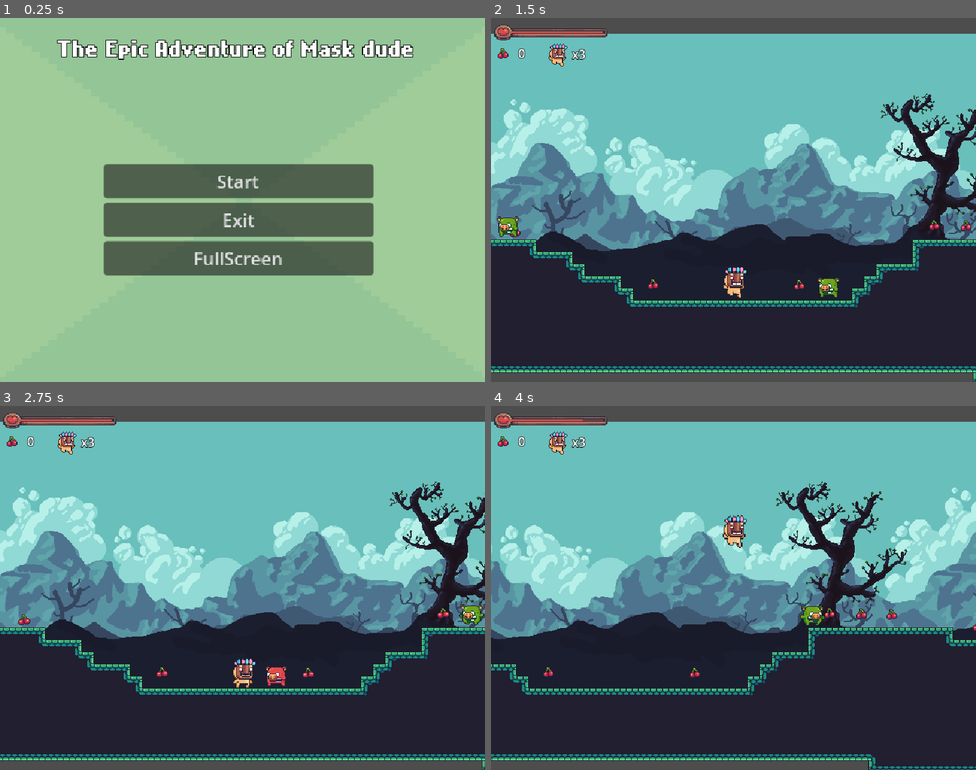
Above: before the commit, frames 1-4 (two rows, left to right).
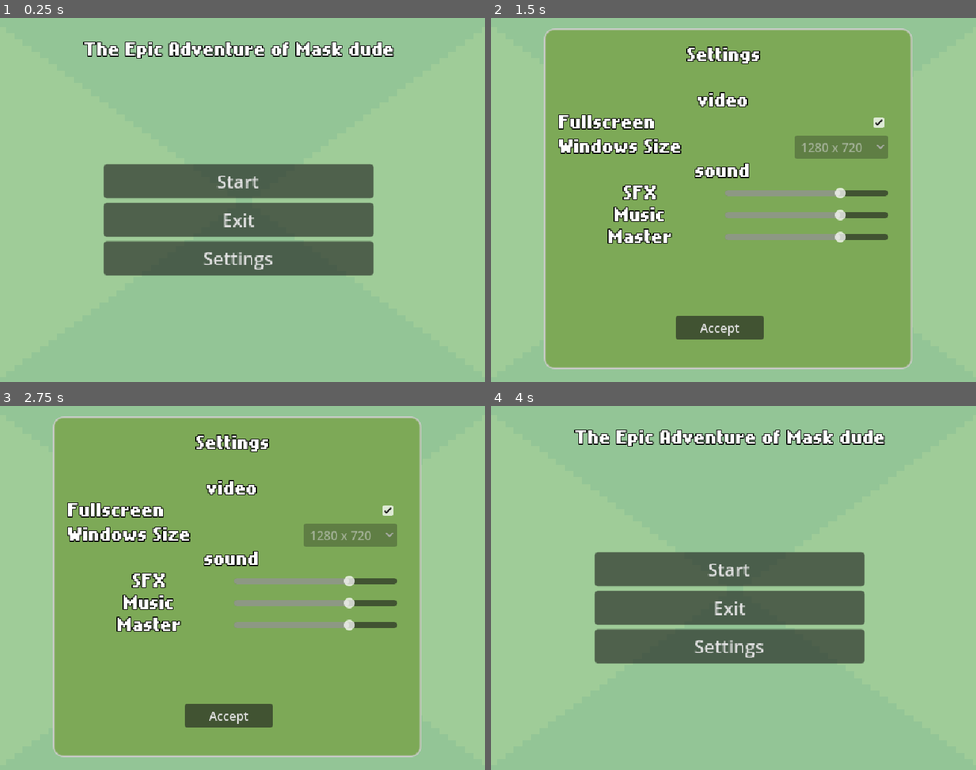
Above: after the commit, the same moments.

Repository: TheBasol/Mask-dude-adventure
Game: Godot game, scene res://main_menu.tscn
The game is run twice, just before and just after one commit, with the same random seed, the same clock (stepped at 60 frames per second) and the same inputs.
Inputs (mouse positions are in pixels of both pictures, inside the frame that each line leads up to):
- Up to frame 1 (0.25 s): no input
- Up to frame 2 (1.5 s): click "FullScreen" (after the commit: "Settings") at 0.5 s; click "Start" at 1.25 s
- Up to frame 3 (2.75 s): click (237, 569) at 2 s, where only the run after the commit has a clickable "Start"
- Up to frame 4 (4 s): click (718, 715) at 2.75 s, where only the run after the commit has a clickable "Accept"; tap Enter (ui_accept) at 3.5, 3.77 s; hold Right (ui_right) from 3.53 s (still down); tap Z (dash) at 3.6 s

The runs differ from the first frame. In frame 1, 2.7% of the frame differs, in the area x 11-86%, y 6-70%; in frame 2, 100%, in the area x 0-100%, y 0-100%; in frame 3, 100%; in frame 4, 100%.

Commit message:
menu settings update
se agrego un menu de ajustes

Diff:
--- a/SAVE.gd
+++ b/SAVE.gd
@@ -4,7 +4,12 @@
 
 var game_data = {
 	"lifes": 3,
-	"health" : 10
+	"health" : 10,
+	"fullscreen_on": true,
+	"screen_res": 1,
+	"sfx_vol": -10,
+	"music_vol": -10,
+	"master_vol" :-10
 }
 
 func _ready():
@@ -15,7 +20,15 @@
 	if file == null:
 		save_data()
 	else:
-		game_data = file.get_var()
+		var data_saved = file.get_var()
+
+		for data in game_data.keys():
+			if !data_saved.keys().has(data):
+				data_saved[data] = game_data[data]
+
+
+		game_data = data_saved
+		save_data()
 		file.close()
 
 
--- a/Scripts/main_menu.gd
+++ b/Scripts/main_menu.gd
@@ -1,4 +1,6 @@
 extends Node
+
+@onready var settings_canvas_layer: CanvasLayer = $SettingsCanvasLayer
 
 
 func _on_button_pressed() -> void:
@@ -10,4 +12,4 @@
 
 
 func _on_button_3_pressed() -> void:
-	DisplayServer.window_set_mode(DisplayServer.WINDOW_MODE_FULLSCREEN)
+	settings_canvas_layer.show()
--- /dev/null
+++ b/Scripts/settings_canvas_layer.gd
@@ -0,0 +1,96 @@
+extends CanvasLayer
+
+@onready var fullscreen_check_box: CheckBox = $Panel/VBoxContainer/FullScreenContainer/FullscreenCheckBox
+@onready var windows_size_check_box: OptionButton = $Panel/VBoxContainer/WindowsSizeContainer/WindowsSizeCheckBox
+@onready var sfx_slider: HSlider = $Panel/VBoxContainer/SFXContainer/sfxSlider
+@onready var music_slider: HSlider = $Panel/VBoxContainer/musicContainer2/musicSlider
+@onready var master_slider: HSlider = $Panel/VBoxContainer/masterContainer3/masterSlider
+
+func _ready():
+	# Inicializar los controles con los datos guardados
+	load_settings()
+
+func load_settings():
+	# Cargar configuración de fullscreen
+	fullscreen_check_box.button_pressed = Save.game_data.fullscreen_on
+
+	# Cargar resolución
+	windows_size_check_box.selected = Save.game_data.screen_res
+
+	# Cargar volúmenes
+	sfx_slider.value = Save.game_data.sfx_vol
+	music_slider.value = Save.game_data.music_vol
+	master_slider.value = Save.game_data.master_vol
+
+	# Aplicar la configuración actual
+	changeResolution()
+
+func _on_button_pressed() -> void:
+	hide()
+
+
+func _on_fullscreen_check_box_pressed() -> void:
+	changeResolution()
+
+
+func _on_windows_size_check_box_item_selected(index: int) -> void:
+	var size : Vector2
+
+	match index:
+		0:
+			size = Vector2(640,360)
+		1:
+			size = Vector2(1280,720)
+		2:
+			size = Vector2(1920,1080)
+
+	DisplayServer.window_set_size(size)
+	Save.game_data.screen_res = index
+	Save.save_data()
+
+
+func _on_sfx_slider_changed() -> void:
+	pass # Replace with function body.
+
+
+func _on_music_slider_changed() -> void:
+	pass # Replace with function body.
+
+
+func _on_master_slider_changed() -> void:
+	pass # Replace with function body.
+
+func changeResolution()-> void:
+	if fullscreen_check_box.button_pressed:
+		DisplayServer.window_set_mode(DisplayServer.WINDOW_MODE_FULLSCREEN)
+		windows_size_check_box.disabled = true
+	else:
+		DisplayServer.window_set_mode(DisplayServer.WINDOW_MODE_WINDOWED)
+		windows_size_check_box.disabled = false
+
+	Save.game_data.fullscreen_on = fullscreen_check_box.button_pressed
+	Save.save_data()
+
+func updateVol(index,vol):
+	AudioServer.set_bus_volume_db(index,vol)
+
+	match index:
+		0:
+			Save.game_data.master_vol = vol
+		2:
+			Save.game_data.sfx_vol = vol
+		1:
+			Save.game_data.music_vol =vol
+
+	Save.save_data()
+
+func _on_sfx_slider_value_changed(value: float) -> void:
+	updateVol(2,value)
+
+
+func _on_music_slider_value_changed(value: float) -> void:
+	updateVol(1,value)
+
+
+func _on_master_slider_value_changed(value: float) -> void:
+	updateVol(0,value)
--- /dev/null
+++ b/default_bus_layout.tres
@@ -0,0 +1,15 @@
+[gd_resource type="AudioBusLayout" format=3 uid="uid://244og4htxjrv"]
+
+[resource]
+bus/1/name = &"Sfx"
+bus/1/solo = false
+bus/1/mute = false
+bus/1/bypass_fx = false
+bus/1/volume_db = 0.0
+bus/1/send = &"Master"
+bus/2/name = &"Music"
+bus/2/solo = false
+bus/2/mute = false
+bus/2/bypass_fx = false
+bus/2/volume_db = 0.0
+bus/2/send = &"Master"
--- a/global.gd
+++ b/global.gd
@@ -6,6 +6,7 @@
 		fruits = val
 		if player != null:
 			player.updateUiFruits()
+			$AudioStreamPlayer.volume_db = linear_to_db(0.5)
 			$AudioStreamPlayer.play()
 var lifes: int :
 	set(val):
--- a/main_menu.tscn
+++ b/main_menu.tscn
@@ -1,14 +1,27 @@
-[gd_scene load_steps=5 format=3 uid="uid://cdwh8ec1evjuc"]
+[gd_scene load_steps=7 format=3 uid="uid://cdwh8ec1evjuc"]
 
 [ext_resource type="Script" uid="uid://krbj0o8pcgn2" path="res://Scripts/main_menu.gd" id="1_7vrkn"]
 [ext_resource type="FontFile" uid="uid://6kevsfysjxx2" path="res://assets/Fonts/NokiaCellphoneFC.ttf" id="2_fu7sn"]
 [ext_resource type="Texture2D" uid="uid://dpi8bqqmoiw8h" path="res://assets/Background/Green.png" id="2_jix8l"]
+[ext_resource type="Script" uid="uid://b0ix0fulaxo8x" path="res://Scripts/settings_canvas_layer.gd" id="4_jix8l"]
 
 [sub_resource type="LabelSettings" id="LabelSettings_jix8l"]
 font = ExtResource("2_fu7sn")
-font_size = 23
+font_size = 20
 outline_size = 4
 outline_color = Color(0, 0, 0, 1)
+
+[sub_resource type="StyleBoxFlat" id="StyleBoxFlat_fu7sn"]
+bg_color = Color(0.48868936, 0.6617864, 0.33992496, 1)
+border_width_left = 3
+border_width_top = 3
+border_width_right = 3
+border_width_bottom = 3
+border_blend = true
+corner_radius_top_left = 13
+corner_radius_top_right = 13
+corner_radius_bottom_right = 13
+corner_radius_bottom_left = 13
 
 [node name="Main_Menu" type="Node"]
 script = ExtResource("1_7vrkn")
@@ -19,10 +32,10 @@
 texture = ExtResource("2_jix8l")
 
 [node name="Label" type="Label" parent="."]
-offset_left = 76.0
-offset_top = 28.0
-offset_right = 573.0
-offset_bottom = 99.0
+offset_left = 111.0
+offset_top = 30.0
+offset_right = 535.0
+offset_bottom = 101.0
 text = "The Epic Adventure of Mask dude"
 label_settings = SubResource("LabelSettings_jix8l")
 
@@ -43,8 +56,162 @@
 
 [node name="Button3" type="Button" parent="VBoxContainer"]
 layout_mode = 2
-text = "FullScreen"
+text = "Settings"
+
+[node name="SettingsCanvasLayer" type="CanvasLayer" parent="."]
+visible = false
+script = ExtResource("4_jix8l")
+
+[node name="Panel" type="Panel" parent="SettingsCanvasLayer"]
+offset_left = 70.0
+offset_top = 14.0
+offset_right = 556.0
+offset_bottom = 463.0
+theme_override_styles/panel = SubResource("StyleBoxFlat_fu7sn")
+
+[node name="Label" type="Label" parent="SettingsCanvasLayer/Panel"]
+layout_mode = 0
+offset_left = 189.0
+offset_top = 23.0
+offset_right = 306.0
+offset_bottom = 60.0
+text = "Settings"
+label_settings = SubResource("LabelSettings_jix8l")
+
+[node name="VBoxContainer" type="VBoxContainer" parent="SettingsCanvasLayer/Panel"]
+layout_mode = 0
+offset_left = 20.0
+offset_top = 83.0
+offset_right = 454.0
+offset_bottom = 360.0
+
+[node name="HBoxContainer" type="HBoxContainer" parent="SettingsCanvasLayer/Panel/VBoxContainer"]
+layout_mode = 2
+alignment = 1
+
+[node name="Label" type="Label" parent="SettingsCanvasLayer/Panel/VBoxContainer/HBoxContainer"]
+layout_mode = 2
+size_flags_horizontal = 4
+size_flags_vertical = 0
+text = "video"
+label_settings = SubResource("LabelSettings_jix8l")
+
+[node name="FullScreenContainer" type="HBoxContainer" parent="SettingsCanvasLayer/Panel/VBoxContainer"]
+layout_mode = 2
+
+[node name="FullscreenLabel" type="Label" parent="SettingsCanvasLayer/Panel/VBoxContainer/FullScreenContainer"]
+layout_mode = 2
+text = "Fullscreen"
+label_settings = SubResource("LabelSettings_jix8l")
+
+[node name="FullscreenCheckBox" type="CheckBox" parent="SettingsCanvasLayer/Panel/VBoxContainer/FullScreenContainer"]
+layout_mode = 2
+size_flags_horizontal = 10
+size_flags_vertical = 4
+
+[node name="WindowsSizeContainer" type="HBoxContainer" parent="SettingsCanvasLayer/Panel/VBoxContainer"]
+layout_mode = 2
+
+[node name="WindowsSizeLabel" type="Label" parent="SettingsCanvasLayer/Panel/VBoxContainer/WindowsSizeContainer"]
+layout_mode = 2
+text = "Windows Size"
+label_settings = SubResource("LabelSettings_jix8l")
+
+[node name="WindowsSizeCheckBox" type="OptionButton" parent="SettingsCanvasLayer/Panel/VBoxContainer/WindowsSizeContainer"]
+layout_mode = 2
+size_flags_horizontal = 10
+button_pressed = true
+selected = 1
+item_count = 3
+popup/item_0/text = "640 x 360"
+popup/item_0/id = 0
+popup/item_1/text = "1280 x 720"
+popup/item_1/id = 1
+popup/item_2/text = "1920 x 1080"
+popup/item_2/id = 2
+
+[node name="HBoxContainer2" type="HBoxContainer" parent="SettingsCanvasLayer/Panel/VBoxContainer"]
+layout_mode = 2
+alignment = 1
+
+[node name="Label" type="Label" parent="SettingsCanvasLayer/Panel/VBoxContainer/HBoxContainer2"]
+layout_mode = 2
+size_flags_horizontal = 4
+size_flags_vertical = 0
+text = "sound"
+label_settings = SubResource("LabelSettings_jix8l")
+
+[node name="SFXContainer" type="HBoxContainer" parent="SettingsCanvasLayer/Panel/VBoxContainer"]
+layout_mode = 2
+
+[node name="SFXLabel" type="Label" parent="SettingsCanvasLayer/Panel/VBoxContainer/SFXContainer"]
+layout_mode = 2
+size_flags_horizontal = 3
+text = "SFX"
+label_settings = SubResource("LabelSettings_jix8l")
+horizontal_alignment = 1
+
+[node name="sfxSlider" type="HSlider" parent="SettingsCanvasLayer/Panel/VBoxContainer/SFXContainer"]
+layout_mode = 2
+size_flags_horizontal = 3
+size_flags_vertical = 4
+min_value = -50.0
+max_value = 5.0
+step = 10.0
+value = -10.0
+
+[node name="musicContainer2" type="HBoxContainer" parent="SettingsCanvasLayer/Panel/VBoxContainer"]
+layout_mode = 2
+
+[node name="SFXLabel" type="Label" parent="SettingsCanvasLayer/Panel/VBoxContainer/musicContainer2"]
+layout_mode = 2
+size_flags_horizontal = 3
+text = "Music"
+label_settings = SubResource("LabelSettings_jix8l")
+horizontal_alignment = 1
+
+[node name="musicSlider" type="HSlider" parent="SettingsCanvasLayer/Panel/VBoxContainer/musicContainer2"]
+layout_mode = 2
+size_flags_horizontal = 3
+size_flags_vertical = 4
+min_value = -50.0
+max_value = 5.0
+step = 10.0
+value = -10.0
+
+[node name="masterContainer3" type="HBoxContainer" parent="SettingsCanvasLayer/Panel/VBoxContainer"]
+layout_mode = 2
+
+[node name="SFXLabel" type="Label" parent="SettingsCanvasLayer/Panel/VBoxContainer/masterContainer3"]
+layout_mode = 2
+size_flags_horizontal = 3
+text = "Master"
+label_settings = SubResource("LabelSettings_jix8l")
+horizontal_alignment = 1
+
+[node name="masterSlider" type="HSlider" parent="SettingsCanvasLayer/Panel/VBoxContainer/masterContainer3"]
+layout_mode = 2
+size_flags_horizontal = 3
+size_flags_vertical = 4
+min_value = -50.0
+max_value = 5.0
+step = 10.0
+value = -10.0
+
+[node name="Button" type="Button" parent="SettingsCanvasLayer/Panel"]
+layout_mode = 0
+offset_left = 174.0
+offset_top = 379.0
+offset_right = 290.0
+offset_bottom = 410.0
+text = "Accept"
 
 [connection signal="pressed" from="VBoxContainer/Button" to="." method="_on_button_pressed"]
 [connection signal="pressed" from="VBoxContainer/Button2" to="." method="_on_button_2_pressed"]
 [connection signal="pressed" from="VBoxContainer/Button3" to="." method="_on_button_3_pressed"]
+[connection signal="pressed" from="SettingsCanvasLayer/Panel/VBoxContainer/FullScreenContainer/FullscreenCheckBox" to="SettingsCanvasLayer" method="_on_fullscreen_check_box_pressed"]
+[connection signal="item_selected" from="SettingsCanvasLayer/Panel/VBoxContainer/WindowsSizeContainer/WindowsSizeCheckBox" to="SettingsCanvasLayer" method="_on_windows_size_check_box_item_selected"]
+[connection signal="value_changed" from="SettingsCanvasLayer/Panel/VBoxContainer/SFXContainer/sfxSlider" to="SettingsCanvasLayer" method="_on_sfx_slider_value_changed"]
+[connection signal="value_changed" from="SettingsCanvasLayer/Panel/VBoxContainer/musicContainer2/musicSlider" to="SettingsCanvasLayer" method="_on_music_slider_value_changed"]
+[connection signal="value_changed" from="SettingsCanvasLayer/Panel/VBoxContainer/masterContainer3/masterSlider" to="SettingsCanvasLayer" method="_on_master_slider_value_changed"]
+[connection signal="pressed" from="SettingsCanvasLayer/Panel/Button" to="SettingsCanvasLayer" method="_on_button_pressed"]
Not shown, added: Scripts/settings_canvas_layer.gd.uid
